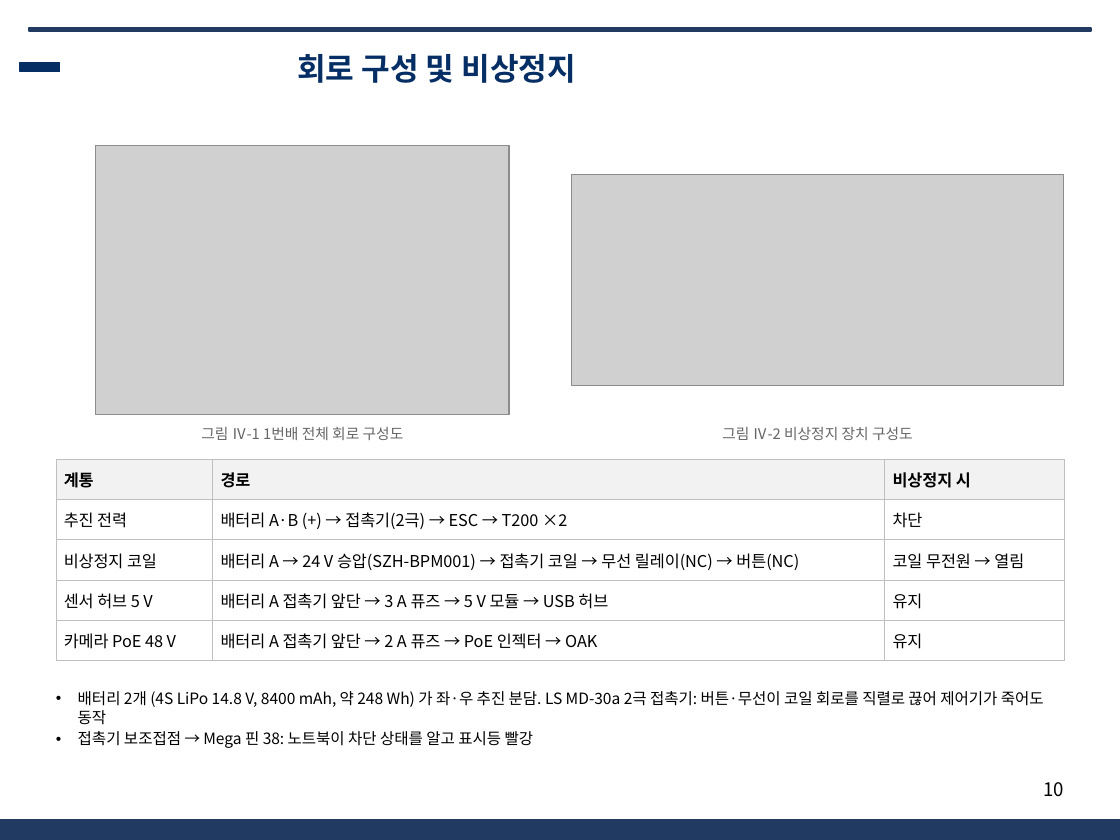
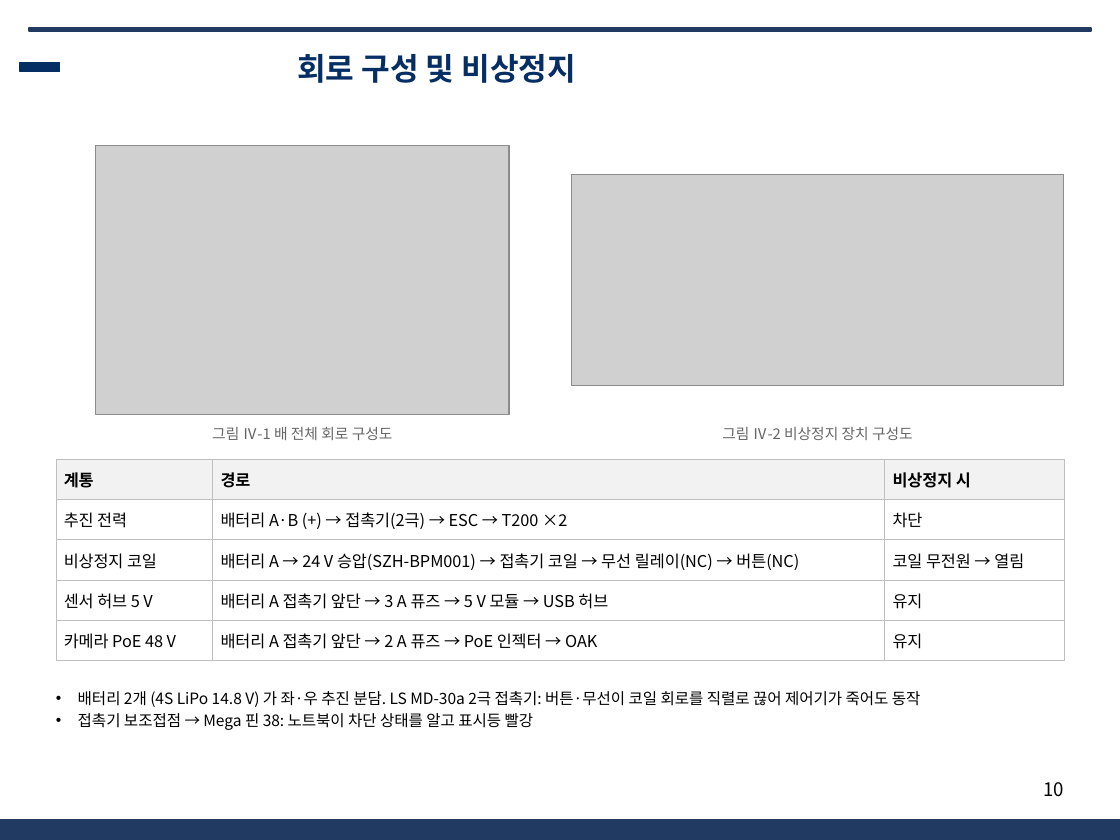
Before and after one commit to unmatsutake377-rgb/ros2_ws, a slide deck: slide 10 of docs/전달용/보고서_분담/발표자료_SSF_A.pptx. Drawn at 1120x840 pixels with LibreOffice and Linux fonts; fonts in the diff are those of the drawing; grey boxes stand for pictures; background and template pictures are left out. Boxes give left, top, right and bottom in pixels: in the first picture for what was removed or moved away, otherwise in the second. Text is boxed around its words. In the diff, an @@ line names an element or a change of style, - is before the commit and + after.

```diff
--- a/docs/전달용/보고서_분담/발표자료_SSF_A.pptx
+++ b/docs/전달용/보고서_분담/발표자료_SSF_A.pptx
@@ text at [212, 427, 393, 440]: text changed @@
-그림 Ⅳ-1 1번배 전체 회로 구성도
+그림 Ⅳ-1 배 전체 회로 구성도
@@ text at [78, 691, 921, 707]: text changed @@
-• 배터리 2개 (4S LiPo 14.8 V, 8400 mAh, 약 248 Wh) 가 좌·우 추진 분담. LS MD-30a 2극 접촉기: 버튼·무선이 코일 회로를 직렬로 끊어 제어기가 죽어도 동작
+• 배터리 2개 (4S LiPo 14.8 V) 가 좌·우 추진 분담. LS MD-30a 2극 접촉기: 버튼·무선이 코일 회로를 직렬로 끊어 제어기가 죽어도 동작
```
Also in this commit, not shown: 3 other slides changed, 31 other files.
